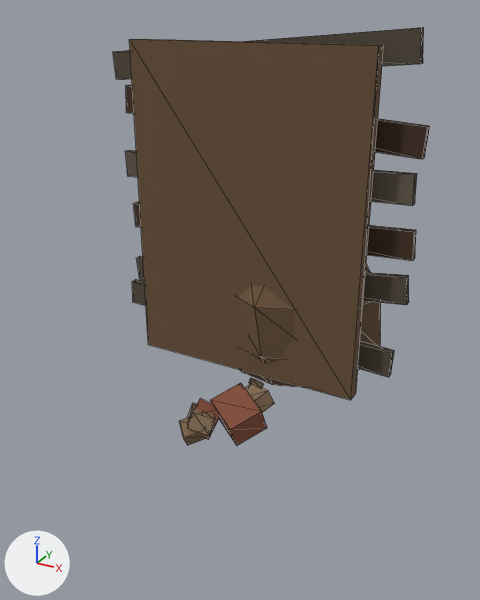
Two versions of the glTF model art/blender/glb/TownDoorPlug.glb, one commit apart.
One viewpoint serves both versions: a camera (50 mm lens) standing at (2.19, -4.01, 2.6) and looking at (0.17, -0.34, 0.77). The axes (+X, +Y, +Z) are drawn at lower left. The lights are the same throughout. The first picture is the older version. Mesh edges are drawn as thin lines. Vertices at exactly the same position are counted once.

In view in the first picture: 'TownDoorPlug.001'.
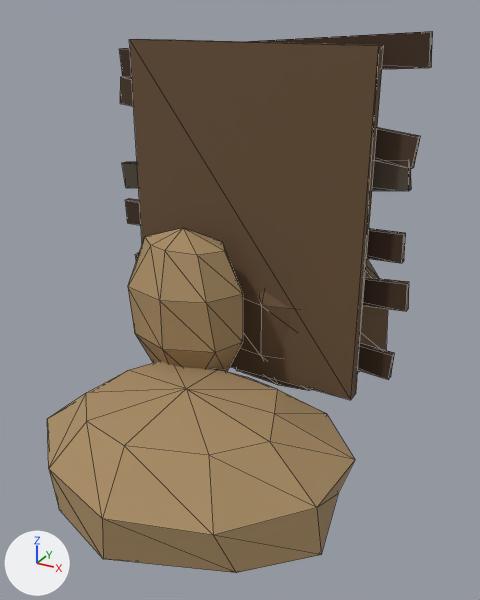
Where the change shows, as pixel boxes [x1, y1, x2, y2] in the pictures (480 x 600 px; the box of a moved part takes in the faces that stretch with it):
'TownDoorPlug.001', reshaped (22% wider, 29% taller)
    before: [113, 27, 430, 446]
    after: [47, 31, 433, 573]
part 1 of me_towndoorplug, moved or reshaped
    before: [132, 279, 395, 377]
    after: [358, 343, 395, 380]
part 2 of me_towndoorplug, moved or reshaped
    before: [137, 256, 409, 305]
    after: [135, 253, 409, 311]
part 3 of me_towndoorplug, moved or reshaped
    before: [125, 150, 417, 206]
    after: [125, 198, 406, 263]
part 4 of me_towndoorplug, moved or reshaped
    before: [113, 27, 424, 80]
    after: [119, 31, 433, 77]
part 5 of me_towndoorplug, moved or reshaped
    before: [126, 85, 430, 159]
    after: [122, 161, 411, 191]
part 6 of me_towndoorplug, moved or reshaped
    before: [133, 202, 416, 261]
    after: [120, 76, 421, 169]
part 7 of me_towndoorplug, moved or reshaped (not visible afterwards)
    before: [189, 398, 220, 439]
part 8 of me_towndoorplug, moved or reshaped (not visible afterwards)
    before: [179, 417, 210, 445]
part 9 of me_towndoorplug, moved or reshaped (not visible afterwards)
    before: [211, 383, 267, 446]
part 10 of me_towndoorplug, rebuilt (8% wider, 6% taller)
    before: [238, 264, 380, 388]
    after: [235, 259, 388, 391]
part 11 of me_towndoorplug, rebuilt (not visible afterwards)
    before: [187, 403, 215, 435]
part 12 of me_towndoorplug, added (brown)
    after: [47, 361, 355, 573]
part 13 of me_towndoorplug, added (brown)
    after: [128, 228, 243, 371]
part 14 of me_towndoorplug, deleted (brown)
    before: [245, 384, 274, 413]
part 15 of me_towndoorplug, deleted
    before: [249, 378, 264, 388]

What changed in the scene script:
```text
Change me_towndoorplug:
    remove me_towndoorplug.from_pydata(...)  # 138 vertices, 220 faces; spans x -1.2..1.19, y -1.01..1.05, z -0.3..2.5
    add me_towndoorplug.from_pydata(...)  # 214 vertices, 364 faces; spans x -1.19..1.18, y -1.81..1.07, z -0.68..2.48
    me_towndoorplug part 1: the loose piece of 8 vertices spanning x -1.19..1.12, y 0.2..0.25, z 0.15..0.45 is turned 1.1 degrees about the y axis through the mesh origin, in mat_cgl_t_timber2 (brown #422e1e)
    me_towndoorplug part 2: the loose piece of 8 vertices spanning x -1.13..1.18, y 0.21..0.26, z 0.47..0.93 is turned 1.9 degrees about the y axis through its middle, then moved by (0.01, -0.02, 0.0), in mat_cgl_t_timber2 (brown #422e1e)
    me_towndoorplug part 3: the loose piece of 8 vertices spanning x -1.16..1.15, y 0.19..0.24, z 1.37..1.63 is moved by (-0.03, 0.0, -0.4), in mat_cgl_t_timber2 (brown #422e1e)
    me_towndoorplug part 4: the loose piece of 8 vertices spanning x -1.2..1.11, y 0.18..0.23, z 2.1..2.5 is turned 1.1 degrees about the y axis through its middle, then moved by (0.05, 0.02, 0.0), in mat_cgl_t_timber2 (brown #422e1e)
    me_towndoorplug part 5: the loose piece of 8 vertices spanning x -1.12..1.19, y 0.19..0.24, z 1.74..2.06 is turned -9.6 degrees about the y axis through its middle, then moved by (-0.07, -0.01, -0.4), in mat_cgl_t_greywood2 (brown #544a3c)
    me_towndoorplug part 6: the loose piece of 8 vertices spanning x -1.13..1.18, y 0.21..0.26, z 0.94..1.26 is turned 9.2 degrees about the y axis through its middle, then moved by (-0.04, -0.03, 0.8), in mat_cgl_t_timber (brown #4e3a2a)
    me_towndoorplug part 7: the loose piece of 8 vertices spanning x 0.01..0.25, y -0.89..-0.65, z -0.05..0.14 is multiplied about its middle by the matrix ((0.623, -0.923, -0.325), (0.683, 0.686, -0.638), (0.7, 0.152, 0.912)), then moved by (-0.24, 0.1, 0.01), in mat_cgl_t_adobe (brown #8a7258)
    me_towndoorplug part 8: the loose piece of 8 vertices spanning x 0.02..0.24, y -1.01..-0.78, z -0.05..0.13 is multiplied about its middle by the matrix ((-0.922, 0.16, -0.116), (-0.056, -0.744, -0.577), (-0.189, -0.557, 0.737)), then moved by (-0.32, 0.57, 0.0)
    me_towndoorplug part 9: the loose piece of 8 vertices spanning x 0.12..0.52, y -0.84..-0.42, z -0.1..0.22 is multiplied about its middle by the matrix ((-0.367, 0.005, 0.048), (-0.034, -0.288, -0.23), (0.034, -0.232, 0.286)), then moved by (-0.45, -0.24, -0.03)
    me_towndoorplug part 10: the loose piece of 34 vertices spanning x -0.54..0.93, y -0.11..1.05, z -0.3..1.1 is rebuilt with 34 vertices and now spans x -0.57..1.0, y -0.06..1.07, z -0.3..1.1
    me_towndoorplug part 11: the loose piece of 8 vertices spanning x -0.04..0.27, y -0.98..-0.61, z -0.08..0.19 is rebuilt with 8 vertices and now spans x 0.08..0.34, y -1.01..-0.73, z -0.08..0.18, in mat_cgl_t_brick (brown #844c36)
    me_towndoorplug part 12: a new loose piece of 42 vertices spanning x -0.93..1.17, y -1.81..0.01, z -0.68..0.32, in mat_cgl_t_sand (brown #a88c64)
    me_towndoorplug part 13: a new loose piece of 34 vertices spanning x -0.78..0.16, y -0.65..0.04, z 0.0..1.2, in mat_cgl_t_sand (brown #a88c64)
    me_towndoorplug part 14: the loose piece of 8 vertices spanning x 0.14..0.49, y -0.67..-0.31, z -0.06..0.19 is deleted
    me_towndoorplug part 15: the loose piece of 8 vertices spanning x 0.15..0.27, y -0.21..-0.11, z -0.03..0.07 is deleted
    other edits to the shape of me_towndoorplug do not show in these pictures
    remove me_towndoorplug.materials.append(mat_cgl_t_greywood)  # brown #645a4c
    add me_towndoorplug.materials.append(mat_cgl_t_timber)  # brown #4e3a2a
    add me_towndoorplug.materials.append(mat_cgl_t_sand)  # brown #a88c64
```
